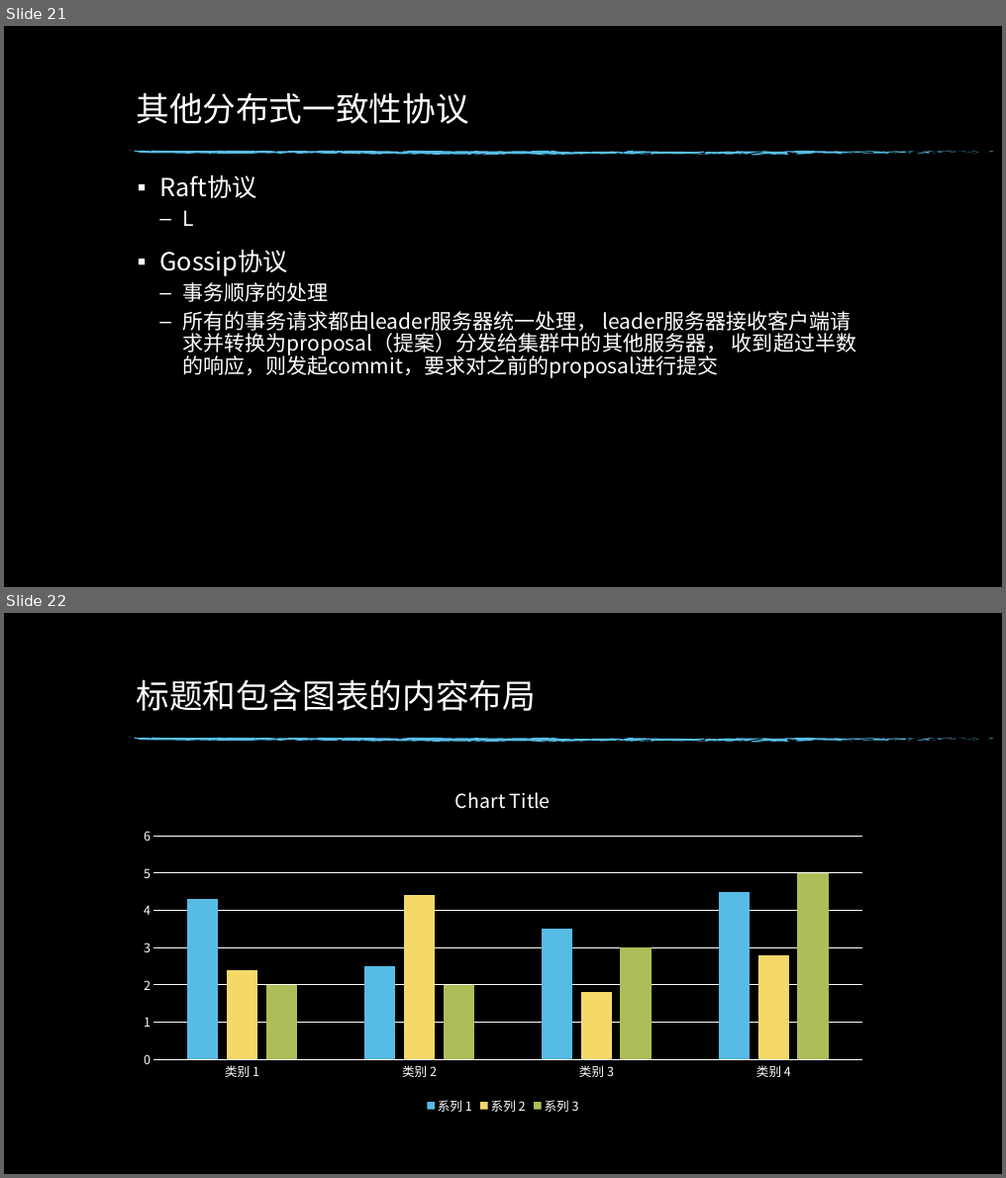
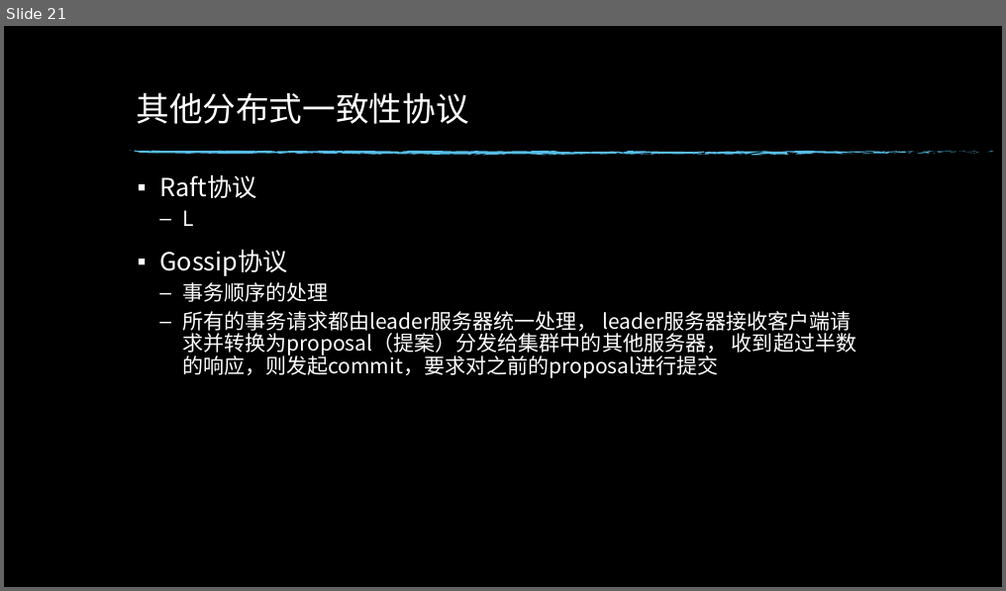
Before and after one commit to edwin1215/edwin, a slide deck: 分布式一致性原理.pptx. Shown one above the other, each under a label of ours: slides 21 and 22 before the commit, slide 21 after it. The pictures are 1006x1178 and 1006x591 pixels, drawn with LibreOffice and Linux fonts; fonts in the diff are those of the drawing; background and template pictures are left out. Boxes give left, top, right and bottom in pixels: in the first picture for what was removed or moved away, otherwise in the second. Text is boxed around its words. In the diff, an @@ line names an element or a change of style, - is before the commit and + after.

```diff
--- a/分布式一致性原理.pptx
+++ b/分布式一致性原理.pptx
@@ slide 22 removed at <box>4,613,1002,1174</box>, background picture (left out); not listed: 74 template elements that a slide beside it also shows @@
@@ title removed at <box>136,679,535,711</box> @@
-标题和包含图表的内容布局
@@ column chart removed at <box>129,768,877,1118</box> @@
-categories: 类别 1, 类别 2, 类别 3, 类别 4
-系列 1: 4.3, 2.5, 3.5, 4.5
-系列 2: 2.4, 4.4, 1.8, 2.8
-系列 3: 2, 2, 3, 5
```
Also in this commit, not shown: 1 slide changed, 8 other slides removed.
